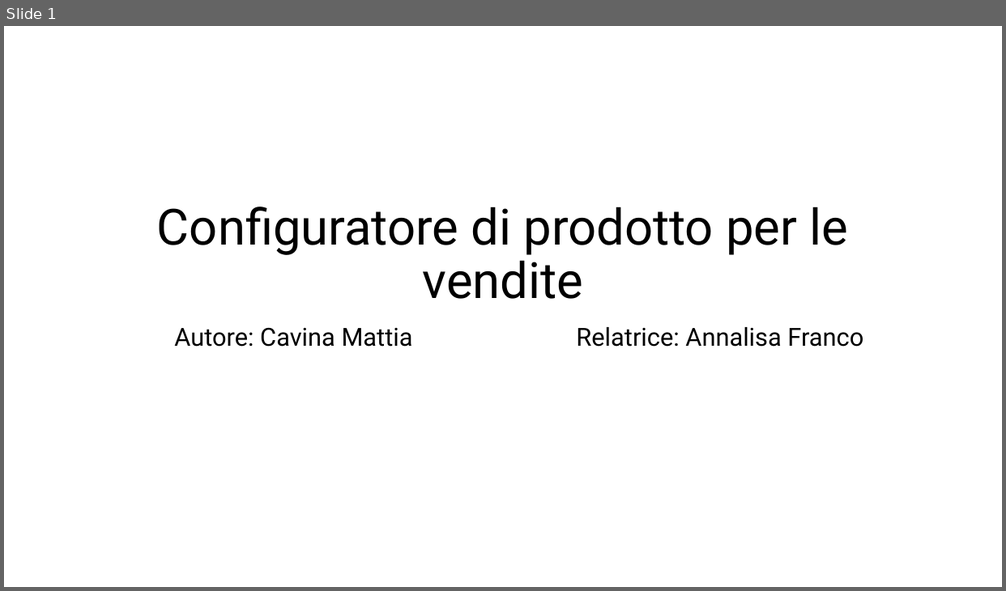
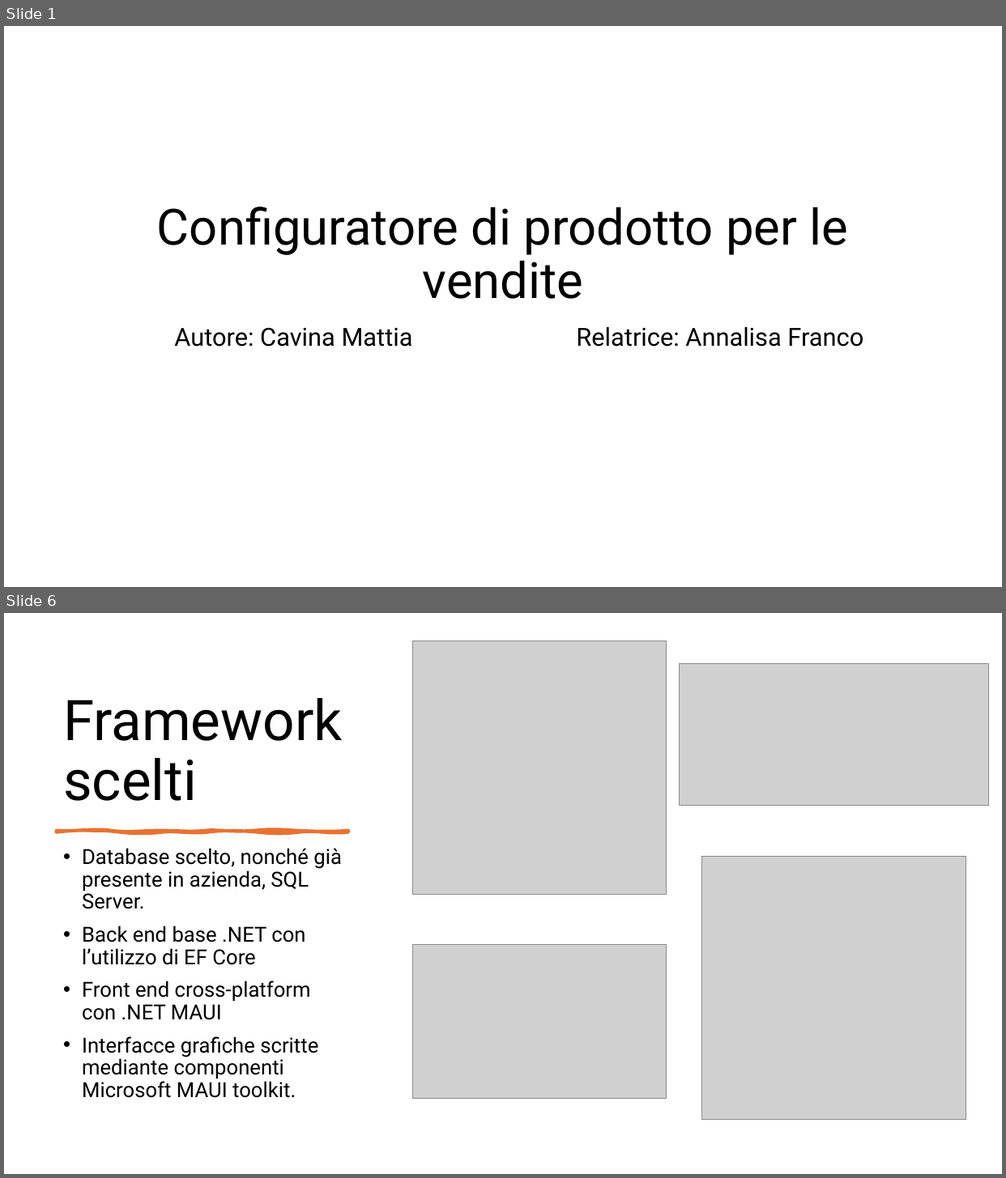
Before and after one commit to Cav95/Tesi_Triennale, a slide deck: Slide/Configuratore di prodotto per le vendite.pptx. Shown one above the other, each under a label of ours: slide 1 before the commit, slides 1 and 6 after it; the slides between them are not shown. The pictures are 1006x591 and 1006x1178 pixels, drawn with LibreOffice and Linux fonts; fonts in the diff are those of the drawing; grey boxes stand for pictures. Boxes give left, top, right and bottom in pixels: in the first picture for what was removed or moved away, otherwise in the second. Text is boxed around its words. In the diff, an @@ line names an element or a change of style, - is before the commit and + after.

```diff
--- a/Slide/Configuratore di prodotto per le vendite.pptx
+++ b/Slide/Configuratore di prodotto per le vendite.pptx
@@ slide 6 added at (4, 613, 1002, 1174), background #FFFFFF @@
@@ picture added at (413, 641, 667, 895) @@
@@ picture added at (680, 664, 989, 806) @@
@@ title added at (63, 698, 343, 801), 54 pt, text #000000 @@
+Framework scelti
@@ freeform shape added at (57, 831, 348, 833), fill #E97132, outline #E97132 3.25 pt @@
@@ text added at (82, 848, 342, 1098), 20 pt, text #000000 @@
+• Database scelto, nonché già presente in azienda, SQL Server.
+• Back end base .NET con l’utilizzo di EF Core
+• Front end cross-platform con .NET MAUI
+• Interfacce grafiche scritte mediante componenti
+  Microsoft MAUI toolkit.
@@ picture added at (702, 856, 966, 1120) @@
@@ picture added at (413, 944, 667, 1099) @@
```
Also in this commit, not shown: 1 slide changed, 9 other slides added, 1 other file.
